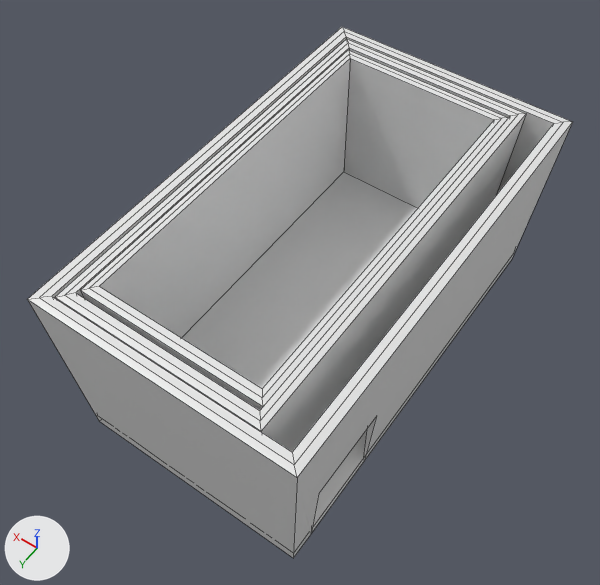
The Blender file model.blend as it was, and as the next commit left it.
Before and after are seen from a 50 mm lens placed at (-9.0, 13.79, 24.33), pointed at (0.3, 0.77, 3.87). Lighting does not change. The marker at lower left points along +X, +Y and +Z. Mesh edges are drawn as thin lines.

In view in the first picture: 'Pot1', 'Pot2', 'Pot3'.
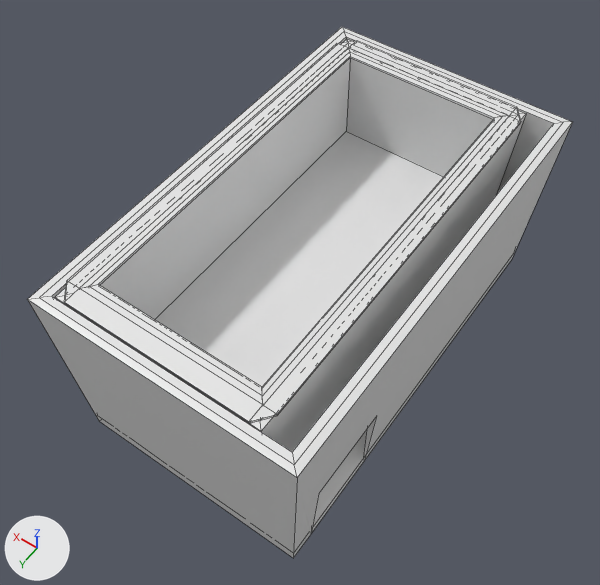
What differs and where, as boxes [x1, y1, x2, y2] in the pictures (600 x 585 px):
'Pot3', reshaped
    before: [80, 50, 508, 410]
    after: [64, 40, 521, 423]

What the commit changed:
me_cube_002 is used by ob_pot3; location (0.0, 0.0, 0.0).
me_cube_002 had 33 vertices, 26 faces and spanned x -2.56..3.37, y -6.29..6.26, z 1.78..7.41.
me_cube_002 now has 83 vertices, 87 faces and spans x -2.97..3.83, y -6.84..6.8, z 3.98..7.5.
me_cube_002 part 1: the loose piece of 32 vertices spanning x -2.56..3.37, y -6.29..6.26, z 1.78..7.41 is rebuilt with 82 vertices and now spans x -2.97..3.83, y -6.84..6.8, z 3.98..7.5.
